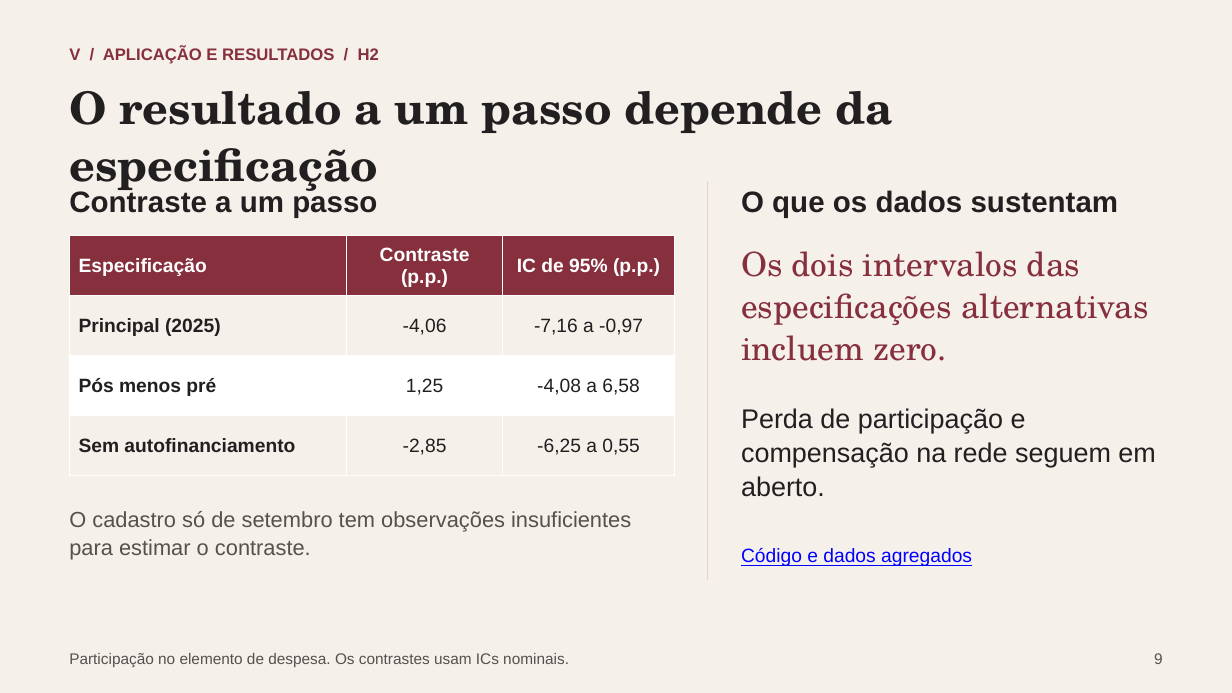
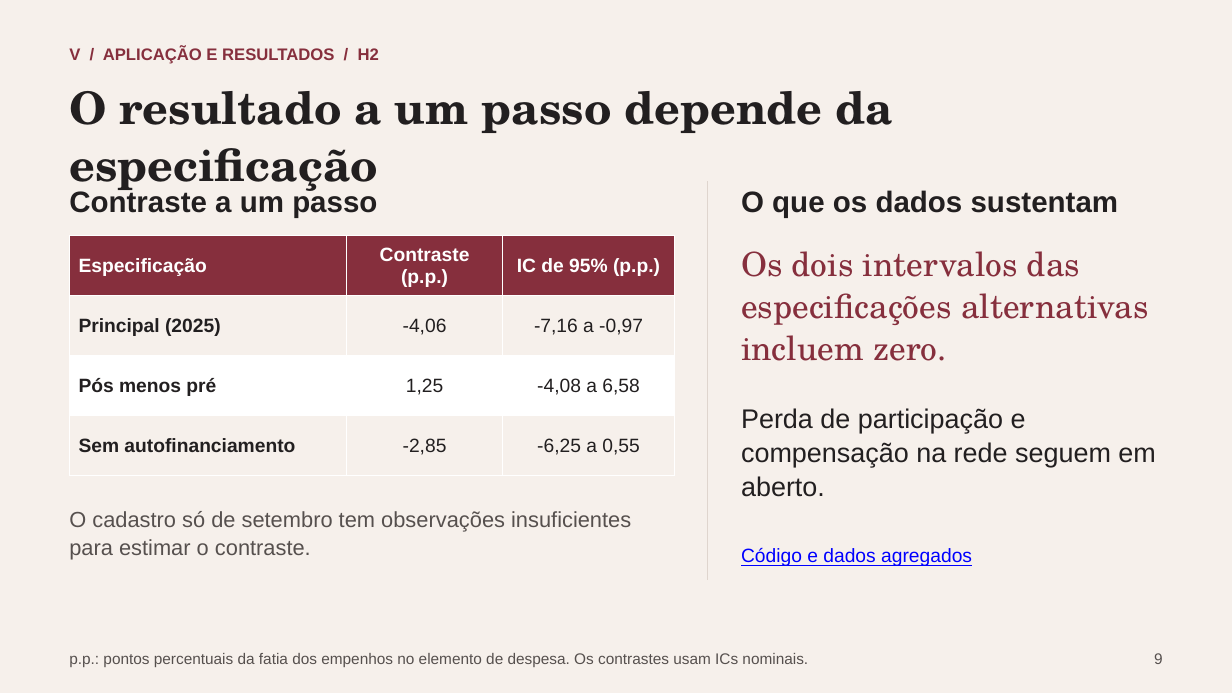
Before and after one commit to rafaelt0/redes-empresariais-alternancia-politica, a slide deck: slide 9 of output/deck.pptx. Drawn at 1232x693 pixels with LibreOffice and Linux fonts; fonts in the diff are those of the drawing. Boxes give left, top, right and bottom in pixels: in the first picture for what was removed or moved away, otherwise in the second. Text is boxed around its words. In the diff, an @@ line names an element or a change of style, - is before the commit and + after.

```diff
--- a/output/deck.pptx
+++ b/output/deck.pptx
@@ text at box(69, 653, 808, 667): text changed @@
-Participação no elemento de despesa. Os contrastes usam ICs nominais.
+p.p.: pontos percentuais da fatia dos empenhos no elemento de despesa. Os contrastes usam ICs nominais.
```
Also in this commit, not shown: 3 other slides changed, 4 other files.
